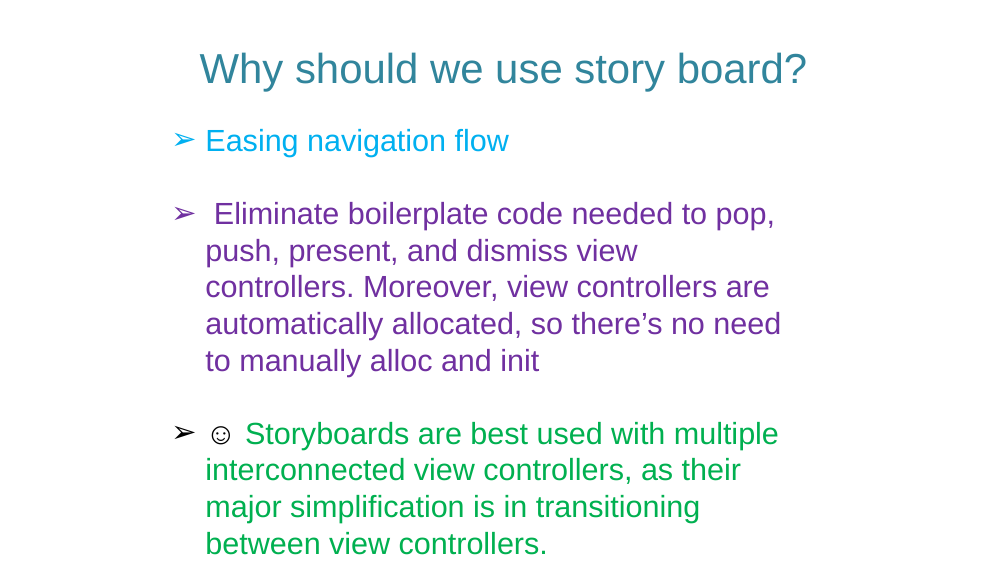
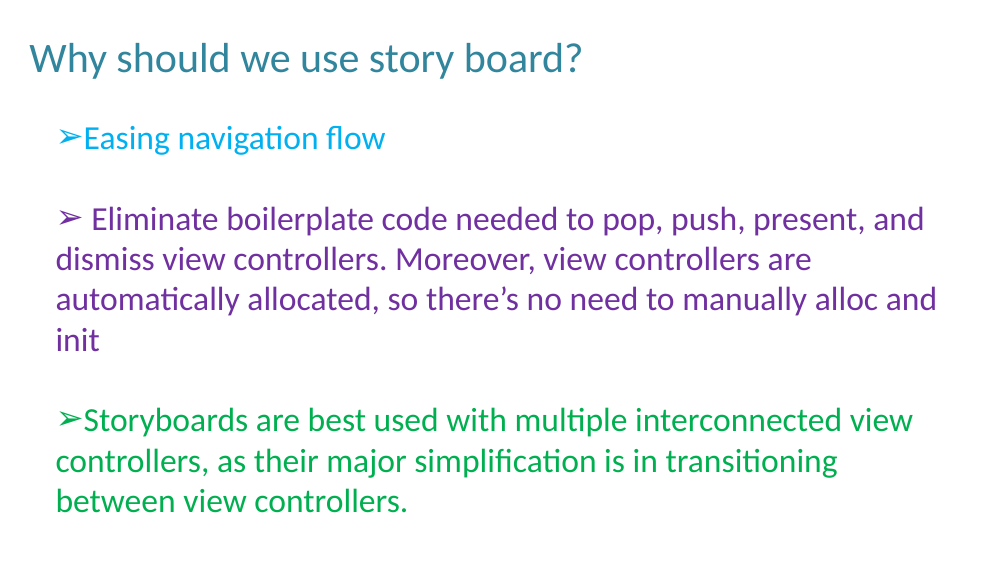
Before and after one commit to aminhngn/Course_Mobile_IOS, a slide deck: slide 55 of course/IOS_Module_02_ui_design.pptx (slide 44 before the commit). Drawn at 1008x567 pixels with LibreOffice and Linux fonts; fonts in the diff are those of the drawing. Boxes give left, top, right and bottom in pixels: in the first picture for what was removed or moved away, otherwise in the second. Text is boxed around its words. In the diff, an @@ line names an element or a change of style, - is before the commit and + after.

```diff
--- a/course/IOS_Module_02_ui_design.pptx
+++ b/course/IOS_Module_02_ui_design.pptx
@@ text "Why should we use story ...": place and size @@
-text "Why should we use story ..." at [200, 52, 807, 92]
+text "Why should we use story ..." at [29, 43, 584, 79]
@@ text "Why should we use story ..." at [29, 43, 584, 79]: size 39.9 to 40 pt, font Arial to Calibri; alignment centre to left; line spacing 0.9 to 1 @@
@@ text "Easing navigation flow": place and size @@
-text "Easing navigation flow" at [205, 129, 781, 555]
+text "Easing navigation flow" at [56, 125, 937, 513]
@@ text at [56, 125, 937, 352]: size 29 to 32 pt, font Arial to Calibri in "Easing navigation flow", "Eliminate boilerplate code needed to pop, push, ..."; indent changed @@
@@ text at [56, 407, 913, 513]: text changed; size 29 to 32 pt; font Arial to Calibri @@
-➢ ☺ Storyboards are best used with multiple interconnected view controllers, as their major simplification is in transitioning between view controllers.
+➢ Storyboards are best used with multiple interconnected view controllers, as their major simplification is in transitioning between view controllers.
```
Also in this commit, not shown: 17 other slides changed, 10 slides added, 4 slides removed, 1 other file.
